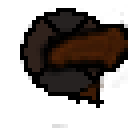
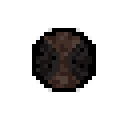
Two versions of the same layered image (128x128). Layer-by-layer changes:
showed group "Back" (4 layers) over (x1=20, y1=20, x2=128, y2=108)
painted on "Calque 10" over (x1=20, y1=32, x2=96, y2=104)
hid group "Side" (6 layers) over (x1=20, y1=8, x2=128, y2=128)
